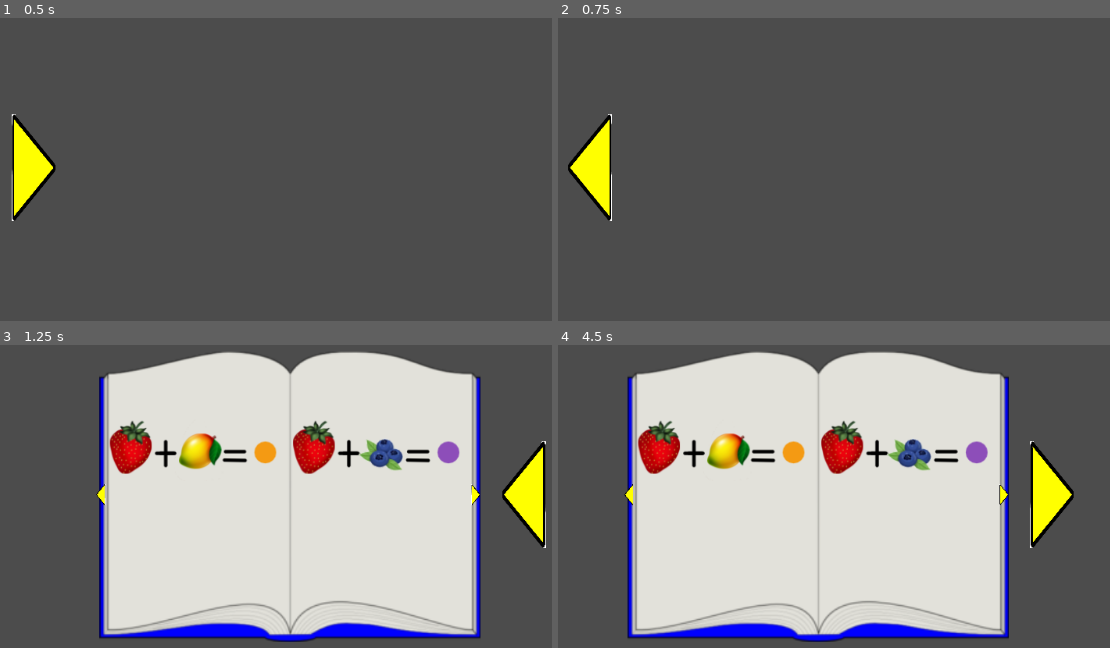
Above: before the commit, frames 1-4 (two rows, left to right).
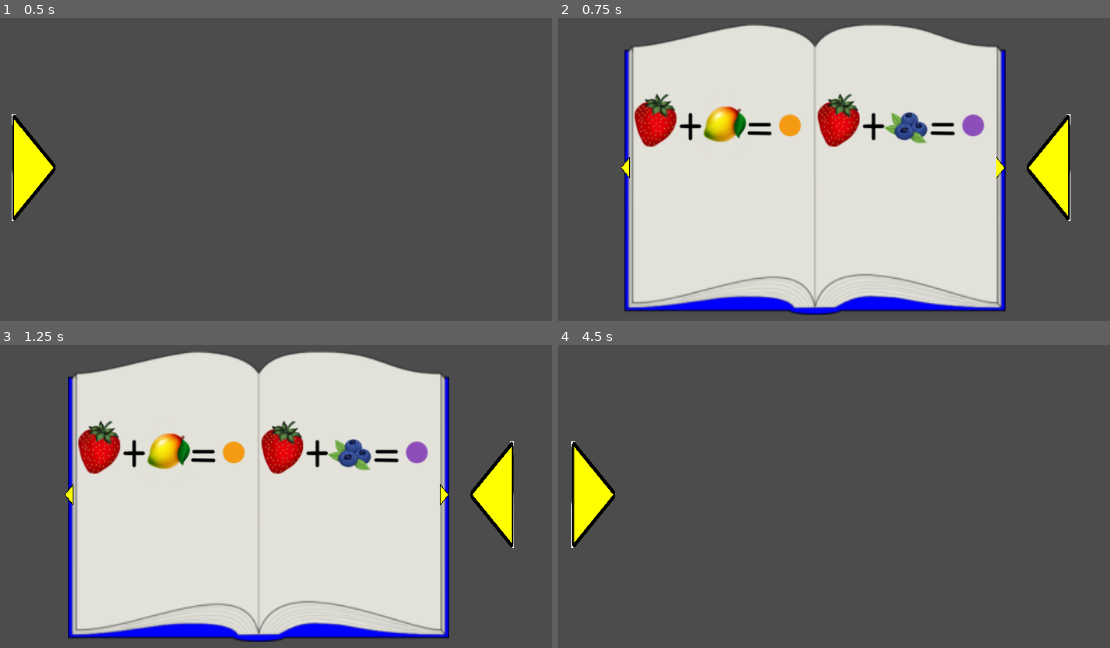
Above: after the commit, the same moments.

Repository: JeremiahJS/GodotTest
Game: Godot game, scene res://Scenes/Control.tscn
Two runs of this game, one before a commit and one after it. Both use one fixed random seed, a clock stepped at 60 frames per second and the inputs below. The project has no main scene, so this scene is started directly.
Inputs (mouse positions are in pixels of both pictures, inside the frame that each line leads up to; where the layout moved, square brackets give the same spot in the first picture):
- Up to frame 1 (0.5 s): no input
- Up to frame 2 (0.75 s): click (591, 166) at 0.5 s
- Up to frame 3 (1.25 s): no input
- Up to frame 4 (4.5 s): click (999, 493) [1032, 493] at 1.25 s; click (999, 493) at 2 s; click (629, 493) at 2.75 s; click (629, 493) at 3.5 s; click (1049, 493) at 4.25 s

Frame 1 is identical in both runs. In frame 2, 66% of the frame differs, in the area x 1-93%, y 2-99%; in frame 3, 26%; in frame 4, 66%.

Commit message:
Add files via upload

Diff:
--- a/uncovered cookbook/Scenes/Control.tscn
+++ b/uncovered cookbook/Scenes/Control.tscn
@@ -10,6 +10,8 @@
 [ext_resource path="res://images/page1.png" type="Texture" id=8]
 [ext_resource path="res://images/page3.png" type="Texture" id=9]
 [ext_resource path="res://images/page5.png" type="Texture" id=10]
+[ext_resource path="res://Audio/zapsplat_household_book_slide_into_bookshelf_001_68196.mp3" type="AudioStream" id=11]
+[ext_resource path="res://Audio/zapsplat_household_book_manual_large_close_59654.mp3" type="AudioStream" id=12]
 
 [node name="Control" type="Control"]
 anchor_right = 1.0
@@ -74,6 +76,14 @@
 [node name="Page Flip Sound" type="AudioStreamPlayer" parent="CookBook/Book"]
 stream = ExtResource( 1 )
 
+[node name="Book Open" type="AudioStreamPlayer2D" parent="CookBook/Book"]
+stream = ExtResource( 11 )
+volume_db = 10.0
+
+[node name="Book Close" type="AudioStreamPlayer2D" parent="CookBook/Book"]
+stream = ExtResource( 12 )
+volume_db = 10.0
+
 [node name="Next" type="TextureButton" parent="CookBook"]
 margin_left = -23.9999
 margin_top = 272.0
--- a/uncovered cookbook/scripts/CookBook.gd
+++ b/uncovered cookbook/scripts/CookBook.gd
@@ -20,12 +20,14 @@
 	var tween = get_tree().create_tween()
 	if isopened != true:
 		$Button.flip_h = true
-		tween.tween_property(self,"position",Vector2(587,0),1.2).set_trans(Tween.TRANS_ELASTIC)
+		tween.tween_property(self,"position",Vector2(587,0),.5).set_trans(Tween.TRANS_BACK).set_ease(Tween.EASE_OUT)
 		pg_container.rect_position.x = 0
+		$"Book/Book Open".play()
 		isopened = !isopened
 	else:
 		$Button.flip_h = false
-		tween.tween_property(self,"position",Vector2(0,0),1.2).set_trans(Tween.TRANS_ELASTIC)
+		tween.tween_property(self,"position",Vector2(0,0),.5).set_trans(Tween.TRANS_BACK).set_ease(Tween.EASE_OUT)
+		$"Book/Book Close".play()
 		isopened = !isopened
 
 
Not shown, added: uncovered cookbook/Audio/zapsplat_household_book_manual_large_close_59654.mp3.import
Not shown, added: uncovered cookbook/Audio/zapsplat_household_book_slide_into_bookshelf_001_68196.mp3.import
Not shown: 1 places in uncovered cookbook/Scenes/Control.tscn that only renumber resources
Not shown, added: uncovered cookbook/Audio/zapsplat_household_book_manual_large_close_59654.mp3
Not shown, added: uncovered cookbook/Audio/zapsplat_household_book_slide_into_bookshelf_001_68196.mp3
